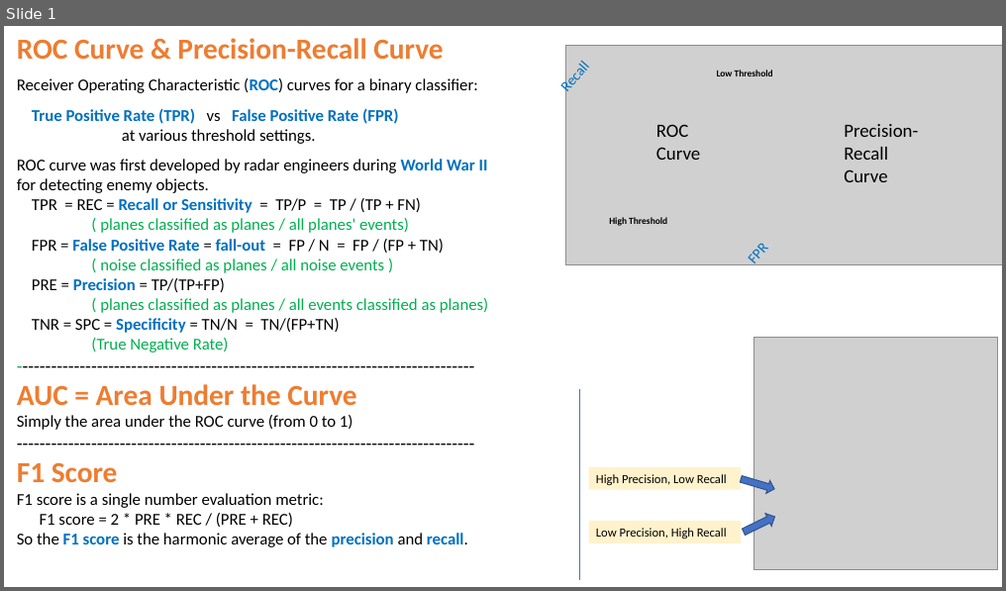
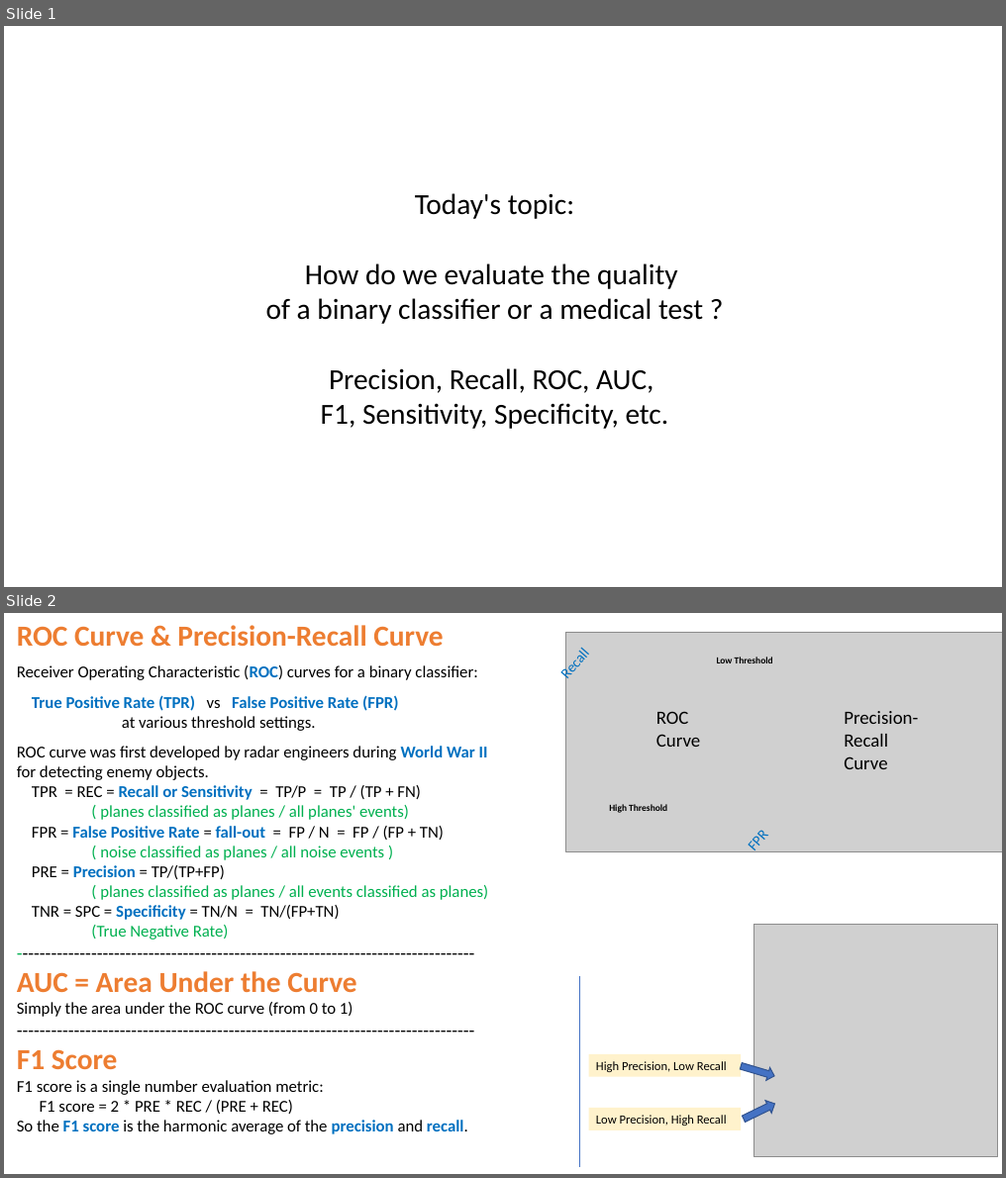
Before and after one commit to lselector/ml_ai_doc, a slide deck: Precision_Recall_ROC_Confusion.pptx. Shown one above the other, each under a label of ours: slide 1 before the commit, slides 1 and 2 after it. The pictures are 1006x591 and 1006x1178 pixels, drawn with LibreOffice and Linux fonts; fonts in the diff are those of the drawing; grey boxes stand for pictures. Boxes give left, top, right and bottom in pixels: in the first picture for what was removed or moved away, otherwise in the second. Text is boxed around its words. In the diff, an @@ line names an element or a change of style, - is before the commit and + after.

```diff
--- a/Precision_Recall_ROC_Confusion.pptx
+++ b/Precision_Recall_ROC_Confusion.pptx
@@ slide 1 added at [4, 26, 1002, 587], background #FFFFFF @@
@@ text added at [266, 193, 703, 429], 28 pt, text #000000 @@
+Today's topic:
+How do we evaluate the quality
+of a binary classifier or a medical test ?
+Precision, Recall, ROC, AUC,
+F1, Sensitivity, Specificity, etc.
@@ what was slide 1 is now slide 2 @@
```
Also in this commit, not shown: 3 slides changed, 1 other file.
